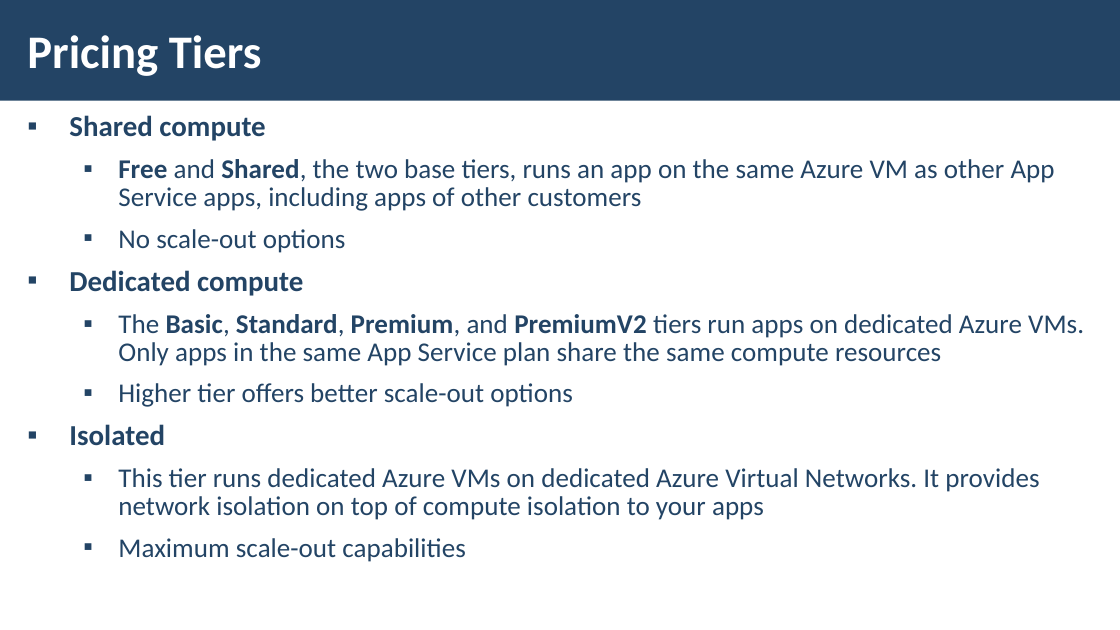
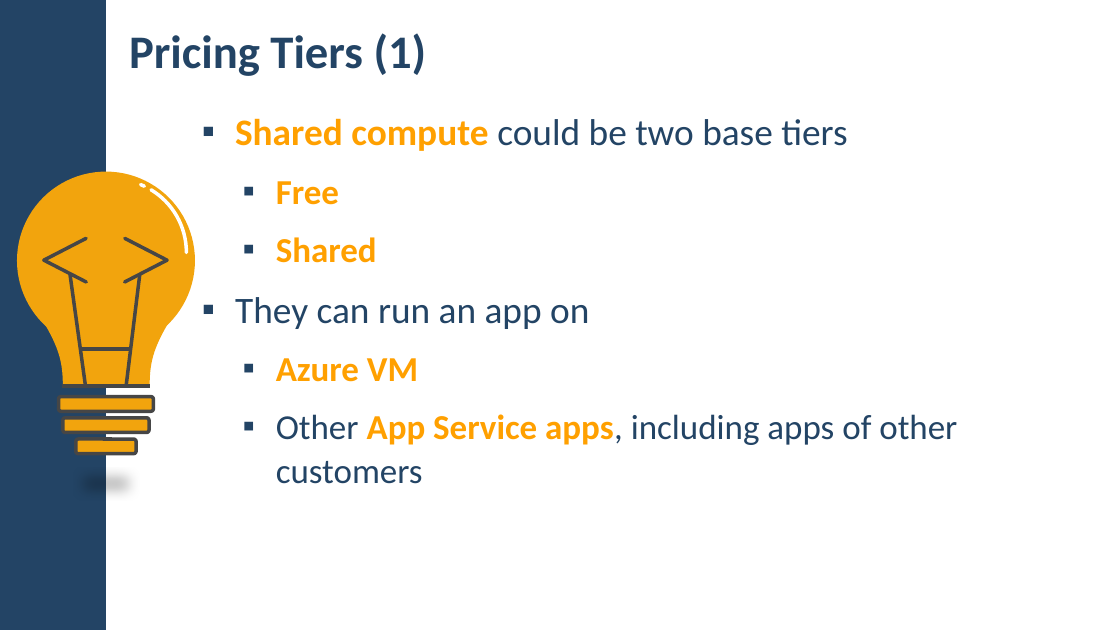
Before and after one commit to pirocorp/Azure, a slide deck: slide 18 of 04. AZURE FOR DEVELOPERS/M4-Slides-Azure-for-Developers.pptx. Drawn at 1120x630 pixels with LibreOffice and Linux fonts; fonts in the diff are those of the drawing; background and template pictures are left out. Boxes give left, top, right and bottom in pixels: in the first picture for what was removed or moved away, otherwise in the second. Text is boxed around its words. In the diff, an @@ line names an element or a change of style, - is before the commit and + after.

```diff
--- a/04. AZURE FOR DEVELOPERS/M4-Slides-Azure-for-Developers.pptx
+++ b/04. AZURE FOR DEVELOPERS/M4-Slides-Azure-for-Developers.pptx
@@ rectangle removed at [0,0,1120,101] @@
@@ rectangle added at [0,0,106,630], fill #234465 @@
@@ title at [129,33,427,76]: text changed; text colour #FFFFFF to #234465 @@
-Pricing Tiers
+Pricing Tiers (1)
@@ text at [235,118,957,484]: text changed; size 23.2 to 30 pt @@
-▪ Shared compute
-  ▪ Free and Shared, the two base tiers, runs an app on the same Azure VM as other App Service apps, including apps of other customers
-  ▪ No scale-out options
-▪ Dedicated compute
-  ▪ The Basic, Standard, Premium, and PremiumV2 tiers run apps on dedicated Azure VMs. Only apps in the same App Service plan share the same compute resources
-  ▪ Higher tier offers better scale-out options
-▪ Isolated
-  ▪ This tier runs dedicated Azure VMs on dedicated Azure Virtual Networks. It provides network isolation on top of compute isolation to your apps
-  ▪ Maximum scale-out capabilities
+▪ Shared compute could be two base tiers
+  ▪ Free
+  ▪ Shared
+▪ They can run an app on
+  ▪ Azure VM
+  ▪ Other App Service apps, including apps of other customers
@@ group added at [17,171,195,454]: 7 lines, 3 rounded rectangles, 2 freeform shapes, 2 arc (boxed as its full ellipse)s, 1 ellipse @@
@@ line added from (150, 386) to (62, 386), #464646 3 pt @@
```
Also in this commit, not shown: 26 other slides changed, 8 slides added, 1 slide removed, 2 other files.
